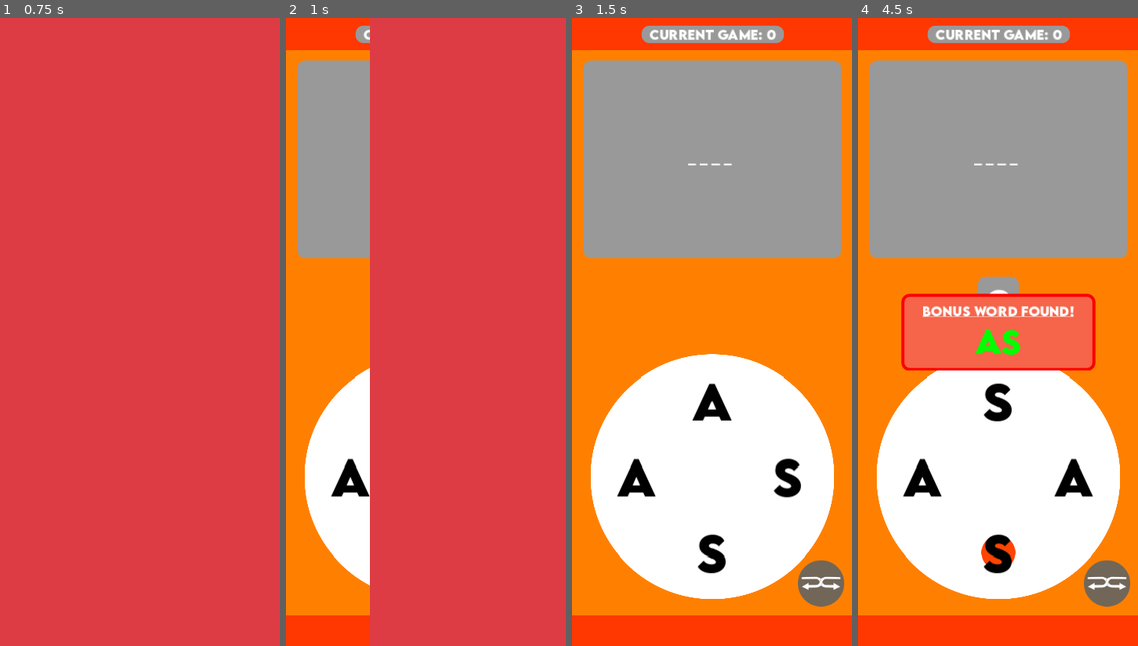
Above: before the commit, frames 1-4 (left to right).
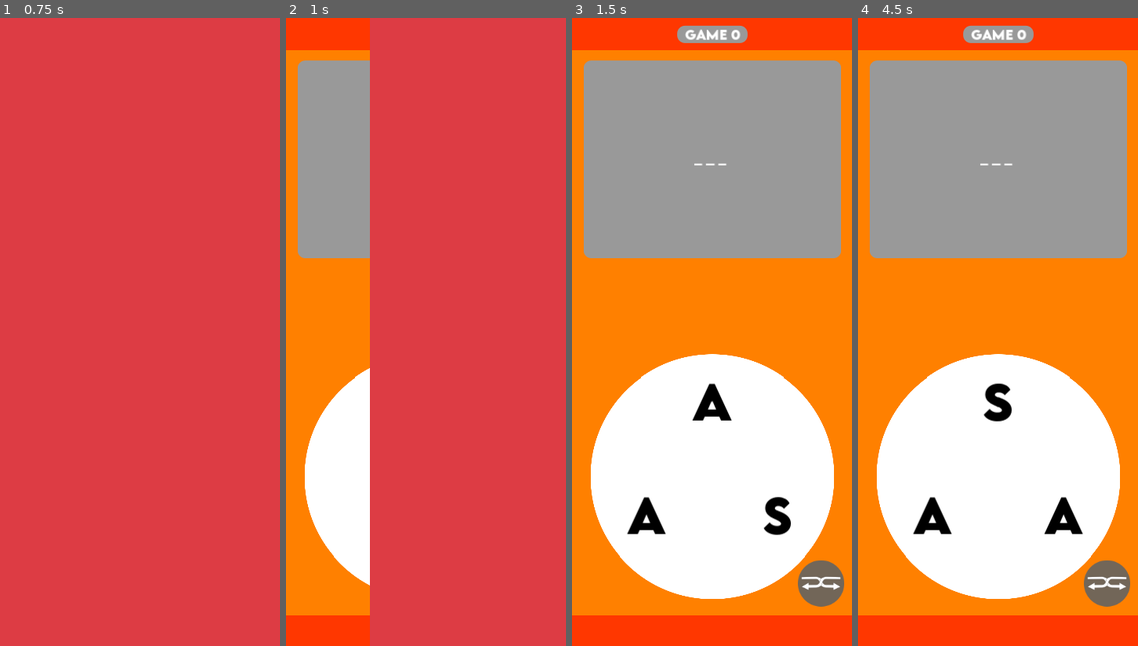
Above: after the commit, the same moments.

Repository: Kimedero/Neno-Play
Game: Godot game, scene res://main_scene.tscn
The game is run twice, just before and just after one commit, with the same random seed, the same clock (stepped at 60 frames per second) and the same inputs.
Inputs (mouse positions are in pixels of both pictures, inside the frame that each line leads up to):
- Up to frame 1 (0.75 s): click (249, 583) at 0.5 s
- Up to frame 2 (1 s): no input
- Up to frame 3 (1.5 s): click (821, 583) at 1.25 s
- Up to frame 4 (4.5 s): click (1107, 583) at 2 s; tap Enter at 2.75 s; drag from (998, 401) to (1073, 476) at 2.77 s; drag from (1073, 476) to (998, 401) at 3.52 s; move the mouse to (998, 551) at 4.27 s; click (998, 551) at 4.42 s

Frame 1 is identical in both runs. In frame 2, 0.6% of the frame differs, in the area x 15-30%, y 1-77%; in frame 3, 3.1%; in frame 4, 12%, in the area x 15-85%, y 1-89%.

Commit message:
Bilingual
Made it possible to play with english or swahili words

Diff:
--- a/main_scene.gd
+++ b/main_scene.gd
@@ -1,9 +1,10 @@
-#@tool
 extends Control
 
 const GAME_MAKER = preload("res://resources/game_maker.tres")
 
 var current_game: int = 0
+enum LANGUAGE {ENGLISH, SWAHILI}
+@export var current_language := LANGUAGE.ENGLISH
 
 @onready var formed_word_label: Label = $BottomPart/FormedWordControl/FormedWordLabel
 
@@ -23,14 +24,16 @@
 # we also need a way to save progress
 
 # THE GAME MAKERS
-var actual_letters = "PANELS"
-@export var number_of_dots: int = 6
+var actual_letters := "PANELS"
+var number_of_dots: int = actual_letters.length()
 var word_columns: int = 2
 var words_to_find_array: Array = ['PLAN', 'LANE', 'PLEA', 'LANES', 'LEAPS', 'PLANE', 'PLANES',  'PLEAS']
 var found_words_array: Array
 var found_bonus_words_array: Array
 
 ## an array full of words
+var all_english_words: Array
+var all_swahili_words: Array
 var all_words: Array
 
 const WORD_PANEL = preload("res://word/word_panel.tscn")
@@ -90,8 +93,9 @@
 	formed_word_label.resized.connect(show_formed_word_label_contents)
 	show_formed_word_label_contents()
 
-	all_words = parse_dictionary()
-	#print(all_words[all_words.size() - 1])
+	all_english_words = parse_dictionary(dictionary_file)
+	all_swahili_words = parse_dictionary(kamusi_file)
+	dictionary_choice()
 
 	handling_notches()
 
@@ -108,6 +112,9 @@
 	already_found_bonus_word_rich_text_label.scale = Vector2.ZERO
 
 	shuffle_dots()
+
+	# making sure we are loading the right dictionary
+	dictionary_choice()
 
 
 func load_new_game_settings():
@@ -122,11 +129,11 @@
 	word_panel_dict.clear()
 
 	# fetching new game settings
-	var game_dict: Dictionary = GAME_MAKER.games
+	var game_dict: Dictionary = GAME_MAKER.games[current_language]
 	if game_dict.has(current_game):
 		var curr_game_settings: Dictionary = game_dict[current_game]
 		print("Current game settings: %s" % [curr_game_settings])
-		current_game_label.text = "Current Game: %s" % [current_game]
+		current_game_label.text = "Game %s" % [current_game]
 		actual_letters = curr_game_settings.letters
 		number_of_dots = actual_letters.length()
 		word_columns = curr_game_settings.columns
@@ -196,16 +203,20 @@
 	if formed_word.length() > 1:
 		#for _word: Control in word_grid_container.get_children():
 			if formed_word in word_panel_dict.keys():
+				if formed_word not in found_words_array:
 			#if formed_word == _word.word_to_display:
-				word_panel_dict[formed_word].animate_found_word()
-				#_word.animate_found_word()
-				found_words_array.append(formed_word)
-
-				if found_words_array.size() == words_to_find_array.size():
-					current_game += 1
-					print("Congratulations! You finished the game!")
-					screen_transition()
-					#load_next_game()
+					word_panel_dict[formed_word].animate_found_word()
+					#_word.animate_found_word()
+					found_words_array.append(formed_word)
+
+					if found_words_array.size() == words_to_find_array.size():
+						current_game += 1
+						print("Congratulations! You finished the game!")
+						screen_transition()
+						#load_next_game()
+				else:
+					word_panel_dict[formed_word].flash_found_word()
+					#print("Flash the formed word on screen!")
 			else:
 				look_up_word_in_dictionary(formed_word)
 
@@ -254,10 +265,10 @@
 	for word_to_find: String in words_to_find_array:
 		#print("Word: %s" % [_word])
 		var new_word_panel = WORD_PANEL.instantiate()
-		new_word_panel.word_to_display = word_to_find
+		new_word_panel.word_to_display = word_to_find.to_upper()
 		word_grid_container.add_child(new_word_panel)
 
-		word_panel_dict[word_to_find] = new_word_panel
+		word_panel_dict[word_to_find.to_upper()] = new_word_panel
 
 
 func look_up_word_in_dictionary(formed_word: String):
@@ -298,9 +309,9 @@
 	already_found_bonus_tween.set_trans(Tween.TRANS_SPRING)
 
 
-func parse_dictionary() -> Array:
+func parse_dictionary(dictionary) -> Array:
 	var word_arr: Array = []
-	var dict_file := FileAccess.open(dictionary_file, FileAccess.READ)
+	var dict_file := FileAccess.open(dictionary, FileAccess.READ)
 	while not dict_file.eof_reached():
 		var line: String = dict_file.get_line()
 		if "'" not in line and line.length() > 1:
@@ -347,3 +358,12 @@
 	screen_transition_tween.tween_property(screen_color_rect, "scale:x", 0, 0.5)
 	screen_transition_tween.set_ease(Tween.EASE_IN_OUT)
 	screen_transition_tween.set_trans(Tween.TRANS_QUINT)
+
+
+func dictionary_choice():
+	match current_language:
+		LANGUAGE.ENGLISH:
+			all_words = all_english_words
+		LANGUAGE.SWAHILI:
+			all_words = all_swahili_words
+	#print(all_words[all_words.size() - 1])
--- a/main_scene.tscn
+++ b/main_scene.tscn
@@ -32,6 +32,7 @@
 mouse_filter = 2
 theme = ExtResource("1_8mm7a")
 script = ExtResource("2_8mm7a")
+current_language = 1
 
 [node name="BackgroundColorRect" type="ColorRect" parent="."]
 layout_mode = 1
--- a/resources/game_maker.gd
+++ b/resources/game_maker.gd
@@ -1,7 +1,14 @@
 extends Resource
 
 var games: Dictionary = {
-	0:{"letters":"Sasa", "words_to_find":["SASA"], "columns":1},
-	1:{"letters":"WHO", "words_to_find":["WHO","HOW"], "columns":1},
-	2:{"letters":"HABARI", "words_to_find":["HABARI","BAHARI","HABA"], "columns":1},
+	0:{ # english
+		0:{"letters":"AND", "words_to_find":["AN", "and"], "columns":1},
+		1:{"letters":"WHO", "words_to_find":["WHO", "HOW"], "columns":1},
+		2:{"letters":"THERE", "words_to_find":["HER", "TEE", "HERE", "THERE"], "columns":2},
+		},
+	1:{ # swahili
+		0:{"letters":"Saa", "words_to_find":["SaA"], "columns":1},
+		1:{"letters":"SANAA", "words_to_find":["SAA", "SANA", "NASA", "ANASA", "SANAA"], "columns":1},
+		2:{"letters":"HABARI", "words_to_find":["BIA", "BARA", "HABA", "raha", "HABARI", "BAHARI"], "columns":2},
+	},
 }
--- a/word/word_panel.gd
+++ b/word/word_panel.gd
@@ -3,6 +3,7 @@
 var word_to_display: String = "JINA"
 
 @onready var word_label: RichTextLabel = $WordLabel
+@onready var label_pos := word_label.position
 
 func _ready() -> void:
 	word_label.text = ""
@@ -23,6 +24,18 @@
 	found_word_tween.set_trans(Tween.TRANS_SPRING)
 
 
+func flash_found_word():
+	var flash_tween := create_tween()
+	#flash_tween.tween_property(word_label, "position:x", label_pos.x + 5, 0.2)
+	flash_tween.tween_property(self, "modulate", Color.BLACK, 0.2)
+	#flash_tween.tween_property(word_label, "position:x", label_pos.x, 0.1)
+	flash_tween.tween_property(self, "modulate", Color.WHITE, 0.1)
+	flash_tween.set_loops(2)
+	flash_tween.set_ease(Tween.EASE_IN).set_trans(Tween.TRANS_QUINT)
+
+	print("Flash the formed word on screen!")
+
+
 func apply_found_word_theme():
 	var new_style_box_flat = StyleBoxFlat.new()
 	new_style_box_flat.corner_radius_top_left = 10
Not shown, changed: Assets/Kamusi/kamusi_words.txt
Not shown, changed: Assets/dictionary.txt
